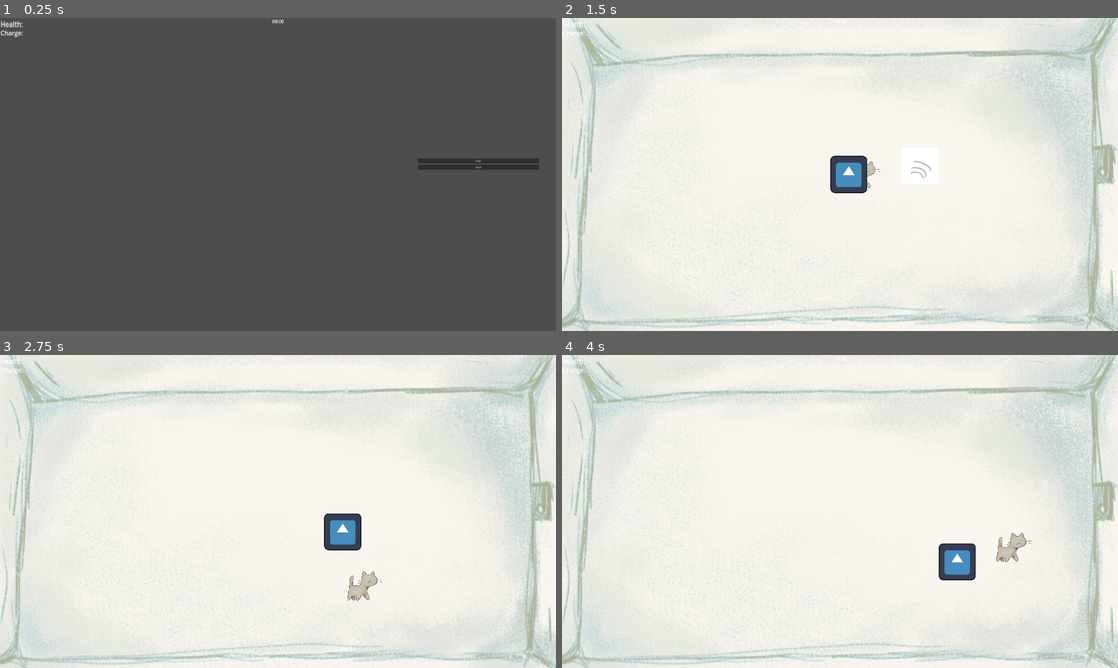
Above: before the commit, frames 1-4 (two rows, left to right).
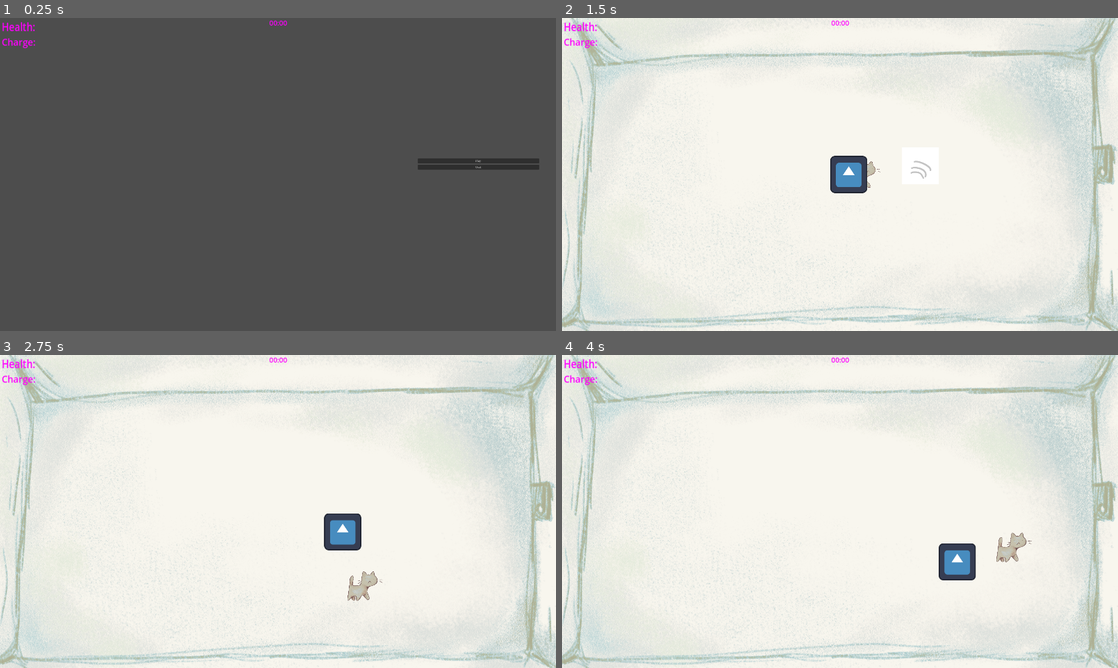
Above: after the commit, the same moments.

Repository: RobertKadak/GameCamp-2024
Game: Godot game, scene res://Menu folder/menu.tscn
The game is run twice, just before and just after one commit, with the same random seed, the same clock (stepped at 60 frames per second) and the same inputs. The engine's default icon, where the game draws it, is replaced by a stand-in: a white triangle on a blue panel in a dark square.
Inputs (mouse positions are in pixels of both pictures, inside the frame that each line leads up to):
- Up to frame 1 (0.25 s): no input
- Up to frame 2 (1.5 s): click "Play" at 0.5 s; move the mouse to (962, 158) at 1.27 s; hold D (move_right) from 1.28 s (still down); click (962, 158) at 1.35 s
- Up to frame 3 (2.75 s): move the mouse to (166, 527) at 2.02 s; release D (move_right) at 2.03 s; hold S (move_down) from 2.03 s (still down); right-click (166, 527) at 2.1 s
- Up to frame 4 (4 s): move the mouse to (895, 442) at 2.77 s; release S (move_down) at 2.78 s; hold D (move_right) 2.78-3.53 s; click (895, 442) at 2.85 s; move the mouse to (812, 574) at 3.52 s; hold W (move_up) from 3.53 s (still down); right-click (812, 574) at 3.6 s

The runs differ from the first frame. In frame 1, 0.3% of the frame differs, in the area x 0-52%, y 0-10%; in frame 2, 0.2%; in frame 3, 0.2%; in frame 4, 0.2%.
Error before the commit: Trying to assign value of type 'Label' to a variable of type 'stop_watch.gd'. (res://scripts/hud.gd:8)

Commit message:
yesyesyesyveygoodhud

Diff:
--- a/scenes/levels/hud.tscn
+++ b/scenes/levels/hud.tscn
@@ -1,28 +1,43 @@
-[gd_scene load_steps=2 format=3 uid="uid://bqmf6iaw6o1er"]
+[gd_scene load_steps=5 format=3 uid="uid://bqmf6iaw6o1er"]
 
 [ext_resource type="Script" path="res://scripts/hud.gd" id="1_tk4gs"]
 
-[node name="HUD" type="Node2D" node_paths=PackedStringArray("Stopwatch_label")]
+[sub_resource type="LabelSettings" id="LabelSettings_or2ie"]
+font_size = 24
+font_color = Color(1, 0, 1, 1)
+outline_color = Color(0.996078, 0, 1, 1)
+shadow_color = Color(1, 0, 0.972549, 0)
+
+[sub_resource type="LabelSettings" id="LabelSettings_v8obx"]
+font_size = 24
+font_color = Color(1, 0, 1, 1)
+
+[sub_resource type="LabelSettings" id="LabelSettings_g1pgc"]
+font_size = 24
+font_color = Color(1, 0, 1, 1)
+
+[node name="HUD" type="Node2D"]
 script = ExtResource("1_tk4gs")
-Stopwatch_label = NodePath("Display/Stopwatch_label")
 
 [node name="Display" type="CanvasLayer" parent="."]
 
 [node name="Health" type="Label" parent="Display"]
-offset_left = 2.0
+offset_left = 6.0
 offset_top = 1.0
-offset_right = 58.0
-offset_bottom = 24.0
+offset_right = 90.0
+offset_bottom = 35.0
 scale = Vector2(1.38282, 1.70745)
 text = "Health:"
+label_settings = SubResource("LabelSettings_or2ie")
 
 [node name="Charge" type="Label" parent="Display"]
-offset_left = 2.0
-offset_top = 35.0
-offset_right = 62.0
-offset_bottom = 58.0
+offset_left = 6.0
+offset_top = 59.0
+offset_right = 94.0
+offset_bottom = 93.0
 scale = Vector2(1.32, 1.4)
 text = "Charge:"
+label_settings = SubResource("LabelSettings_v8obx")
 
 [node name="Stopwatch_label" type="Label" parent="Display" groups=["StopWatch"]]
 anchors_preset = 5
@@ -33,3 +48,4 @@
 offset_bottom = 23.0
 grow_horizontal = 2
 text = "00:00"
+label_settings = SubResource("LabelSettings_g1pgc")
--- a/scenes/levels/level_1.tscn
+++ b/scenes/levels/level_1.tscn
@@ -1,9 +1,10 @@
-[gd_scene load_steps=7 format=3 uid="uid://cpn7jijdmky8e"]
+[gd_scene load_steps=8 format=3 uid="uid://cpn7jijdmky8e"]
 
 [ext_resource type="PackedScene" uid="uid://cjnjct76im3qy" path="res://characters/player/player.tscn" id="1_nkpfc"]
 [ext_resource type="PackedScene" uid="uid://4tbot0pb2xdg" path="res://scenes/enemy.tscn" id="2_7dsv0"]
 [ext_resource type="PackedScene" uid="uid://dvi4gstt4trqt" path="res://scenes/levels/stop_watch.tscn" id="3_hvndn"]
 [ext_resource type="Texture2D" uid="uid://c00224xebfjt7" path="res://assets/fuckass_room.png" id="3_xcyde"]
+
 [sub_resource type="NavigationPolygon" id="NavigationPolygon_d840p"]
 vertices = PackedVector2Array(928, 516.75, -934, 516.75, -934, -511.75, 928, -511.75)
 polygons = Array[PackedInt32Array]([PackedInt32Array(0, 1, 2, 3)])
@@ -55,6 +56,7 @@
 target_to_chase = NodePath("../Player")
 
 [node name="StopWatch" parent="." groups=["StopWatch"] instance=ExtResource("3_hvndn")]
+
 [node name="Sprite2D" type="Sprite2D" parent="."]
 show_behind_parent = true
 texture = ExtResource("3_xcyde")
--- a/scripts/hud.gd
+++ b/scripts/hud.gd
@@ -1,18 +1,18 @@
 extends Node2D
 
-@export var Stopwatch_label : Label
+#@export var Stopwatch_label : Label
 
-var Stopwatch : Stopwatch
+#var Stopwatch : Stopwatch
 # Called when the node enters the scene tree for the first time.
-func _ready() -> void:
-	Stopwatch = get_tree().get_first_node_in_group("StopWatch")
+#func _ready() -> void:
+	#Stopwatch = get_tree().get_first_node_in_group("StopWatch")
 
 
 # Called every frame. 'delta' is the elapsed time since the previous frame.
-func _process(delta):
-	update_Stopwatch_label
+#func _process(delta):
+	#update_Stopwatch_label
 
 
 
-func update_Stopwatch_label():
-	Stopwatch_label.text = Stopwatch.time_to_string()
+#func update_Stopwatch_label():
+	#Stopwatch_label.text = Stopwatch.time_to_string()
